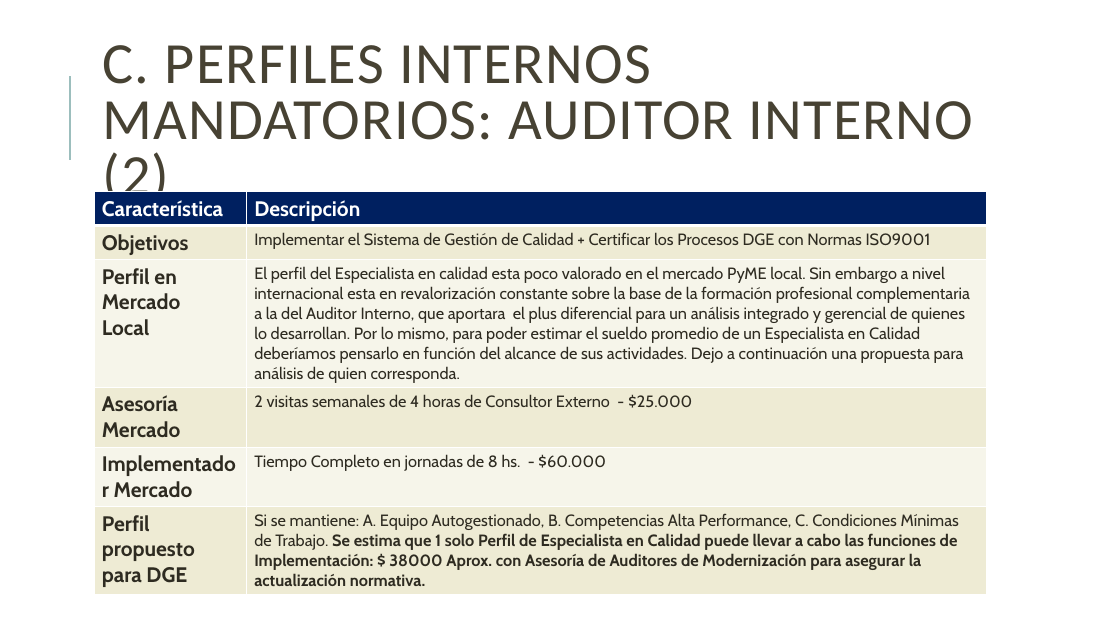
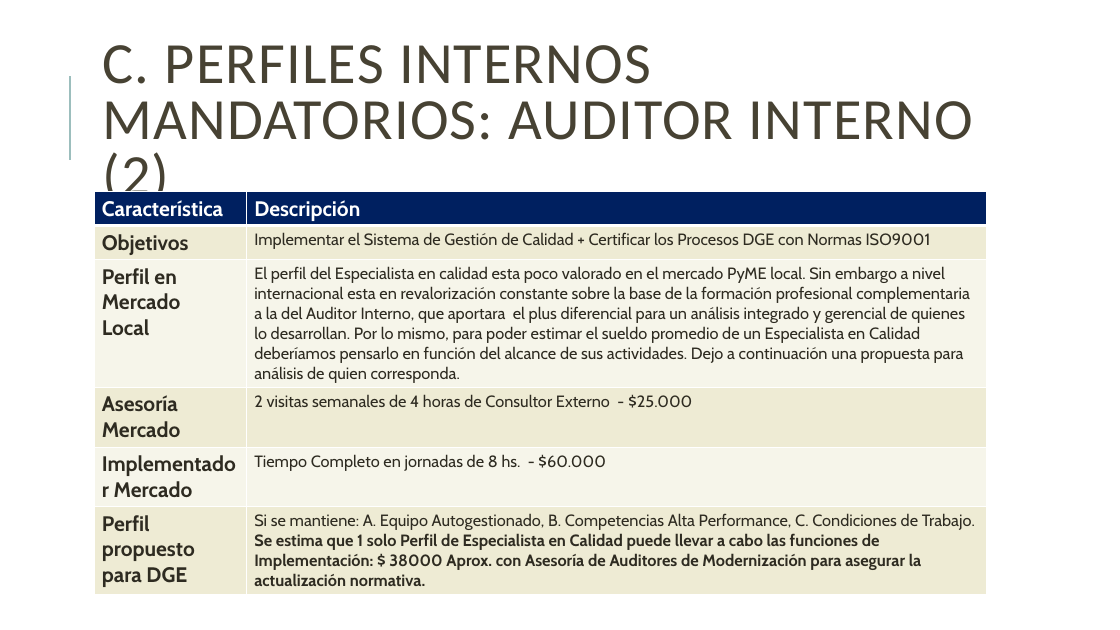
Before and after one commit to jsrxar/dge, a slide deck: slide 41 of 1-general/1-presentaciones/planificacion-control-presentacion-v2.pptx. Drawn at 1120x630 pixels with LibreOffice and Linux fonts; fonts in the diff are those of the drawing. Boxes give left, top, right and bottom in pixels: in the first picture for what was removed or moved away, otherwise in the second. Text is boxed around its words. In the diff, an @@ line names an element or a change of style, - is before the commit and + after.

```diff
--- a/1-general/1-presentaciones/planificacion-control-presentacion-v2.pptx
+++ b/1-general/1-presentaciones/planificacion-control-presentacion-v2.pptx
@@ table at <box>94,192,987,591</box> @@
-row 6, column 2: Si se mantiene: A. Equipo Autogestionado, B. Competencias Alta Performance, C. Condiciones Mínimas de Trabajo. Se estima que 1 solo Perfil de Especialista en Calidad puede llevar a cabo las funciones de Implementación: $ 38000 Aprox. con Asesoría de Auditores de Modernización para asegurar la actualización normativa.
+row 6, column 2: Si se mantiene: A. Equipo Autogestionado, B. Competencias Alta Performance, C. Condiciones de Trabajo. Se estima que 1 solo Perfil de Especialista en Calidad puede llevar a cabo las funciones de Implementación: $ 38000 Aprox. con Asesoría de Auditores de Modernización para asegurar la actualización normativa.
```
Also in this commit, not shown: 7 other slides changed.
